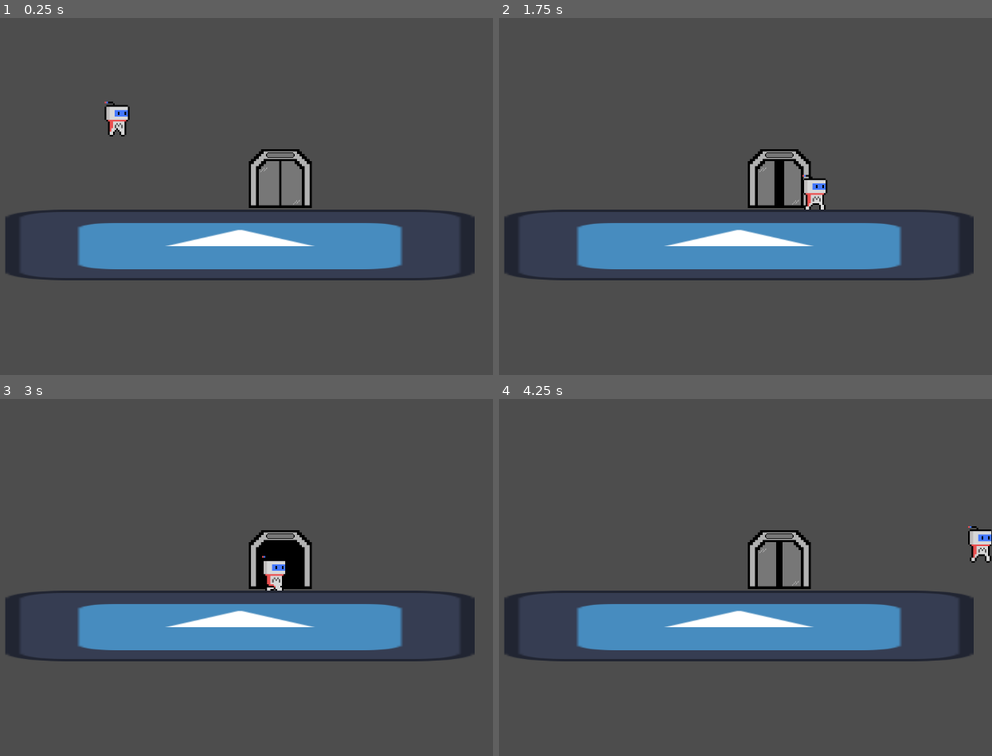
Above: before the commit, frames 1-4 (two rows, left to right).
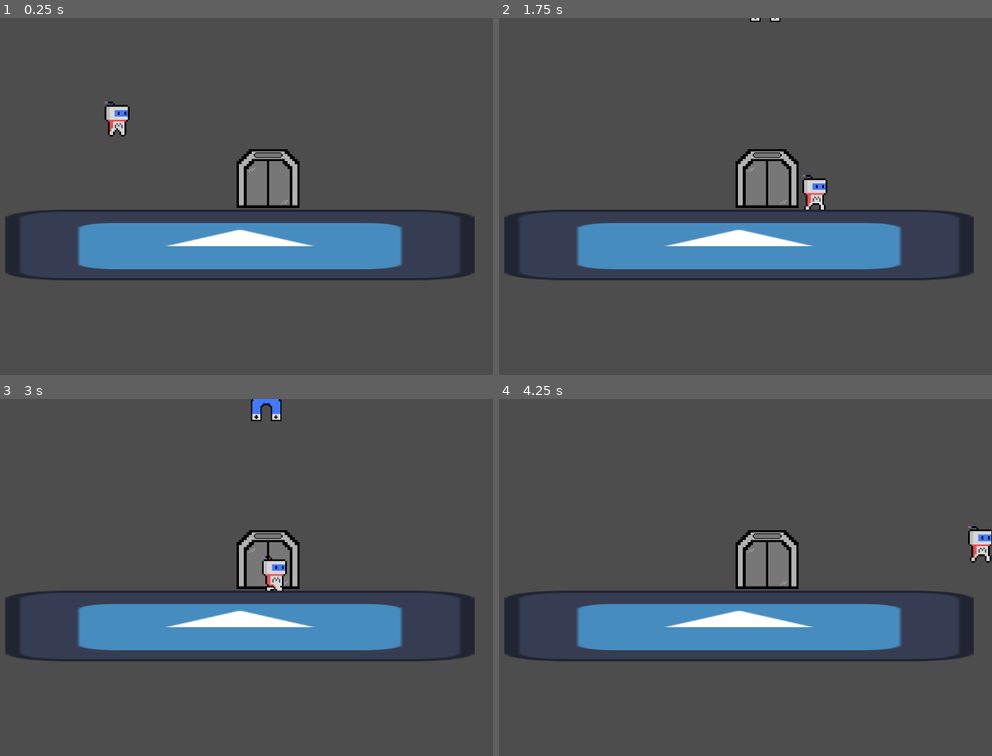
Above: after the commit, the same moments.

Repository: mrshark3959/Magnettwins-GODOT
Game: Godot game, scene res://Scenes/Elevator.tscn
The game is run twice, just before and just after one commit, with the same random seed, the same clock (stepped at 60 frames per second) and the same inputs. This scene is started directly instead of the project's main scene. The engine's default icon, where the game draws it, is replaced by a stand-in: a white triangle on a blue panel in a dark square.
Inputs:
- Up to frame 1 (0.25 s): no input
- Up to frame 2 (1.75 s): hold Right (right) from 0.53 s (still down); tap A (a) at 0.6 s; tap Up (up) at 0.77, 1.07, 1.52 s; tap D (d) at 0.8, 1.35 s; tap S (s) at 1.55 s
- Up to frame 3 (3 s): tap Up (up) at 1.82 s; release Right (right) at 2.03 s; hold Left (left) 2.03-2.78 s; hold Space (space) 2.03-2.78 s; tap S (s) at 2.1 s; hold Right (right) from 2.78 s (still down); tap Space (space) at 2.85 s
- Up to frame 4 (4.25 s): keep holding Right (right); tap Up (up) at 3.02, 3.32, 3.77, 3.8, 4.07 s; tap W (w) at 3.05, 3.6 s

The runs differ from the first frame. In frame 1, 1.6% of the frame differs, in the area x 47-64%, y 36-54%; in frame 2, 1.6%; in frame 3, 2.0%, in the area x 47-64%, y 0-54%; in frame 4, 1.7%.

Commit message:
Elevator
Improved upon Elevator

Diff:
--- a/Scenes/Elevator.tscn
+++ b/Scenes/Elevator.tscn
@@ -1,10 +1,14 @@
-[gd_scene load_steps=63 format=3 uid="uid://dmjn3upniv24g"]
+[gd_scene load_steps=70 format=3 uid="uid://dmjn3upniv24g"]
 
 [ext_resource type="Texture2D" uid="uid://bog5sed764bxf" path="res://Assets/image (19).png" id="1_swr5k"]
 [ext_resource type="Script" path="res://Scenes/nextlevel.gd" id="1_tkq84"]
 [ext_resource type="Script" path="res://Scripts/Movement.gd" id="3_oh86p"]
 [ext_resource type="SpriteFrames" uid="uid://7uhs2rq7tpxx" path="res://Assets/Sprites (Characters) (2)/Magnus/Magnus.tres" id="4_e5d5d"]
 [ext_resource type="Texture2D" uid="uid://dggnttm4phf8h" path="res://Assets/icon.svg" id="5_xx0qq"]
+[ext_resource type="Script" path="res://Scripts/MovementF.gd" id="6_wnptl"]
+[ext_resource type="Script" path="res://Scripts/trigger.gd" id="7_7mbu2"]
+[ext_resource type="SpriteFrames" uid="uid://h7ue3dx2nolj" path="res://Assets/MagPulse.tres" id="8_8dqpj"]
+[ext_resource type="SpriteFrames" uid="uid://yn27qc0xqumh" path="res://Assets/Sprites (Characters) (2)/Farus/Ferrus.tres" id="9_d5o4m"]
 
 [sub_resource type="AtlasTexture" id="AtlasTexture_d7shy"]
 atlas = ExtResource("1_swr5k")
@@ -399,7 +403,7 @@
 }]
 
 [sub_resource type="RectangleShape2D" id="RectangleShape2D_yi13f"]
-size = Vector2(55, 59)
+size = Vector2(25.796, 25.1346)
 
 [sub_resource type="CapsuleShape2D" id="CapsuleShape2D_t5a0a"]
 radius = 2.69926
@@ -410,10 +414,17 @@
 [sub_resource type="RectangleShape2D" id="RectangleShape2D_vnc77"]
 size = Vector2(419, 125)
 
+[sub_resource type="RectangleShape2D" id="RectangleShape2D_kuyk0"]
+
+[sub_resource type="CircleShape2D" id="CircleShape2D_qicj7"]
+radius = 13.0011
+
+[sub_resource type="RectangleShape2D" id="RectangleShape2D_22wwj"]
+
 [node name="Node2D" type="Node2D"]
 
 [node name="Nextlevel" type="Area2D" parent="."]
-position = Vector2(232, -4.00002)
+position = Vector2(210, -4)
 scale = Vector2(1.51186, 1.51186)
 script = ExtResource("1_tkq84")
 
@@ -423,27 +434,30 @@
 animation = &"Elevator Open"
 
 [node name="CollisionShape2D" type="CollisionShape2D" parent="Nextlevel"]
-position = Vector2(1.32287, 3.3072)
+position = Vector2(3.33786e-06, 5.95293)
+scale = Vector2(1, 1)
 shape = SubResource("RectangleShape2D_yi13f")
+
+[node name="Timer" type="Timer" parent="Nextlevel"]
 
 [node name="Camera2D" type="Camera2D" parent="."]
 position = Vector2(41, 25)
 
-[node name="Magnus" type="CharacterBody2D" parent="." groups=["Player"]]
+[node name="Magnus" type="CharacterBody2D" parent="." groups=["Player", "Player1"]]
 position = Vector2(-59, -148)
 scale = Vector2(3, 3)
 script = ExtResource("3_oh86p")
 
-[node name="CollisionShape2D" type="CollisionShape2D" parent="Magnus" groups=["Player"]]
+[node name="CollisionShape2D" type="CollisionShape2D" parent="Magnus" groups=["Player1"]]
 position = Vector2(-1.33333, 1.66667)
 scale = Vector2(2.46981, -1.14278)
 shape = SubResource("CapsuleShape2D_t5a0a")
 
-[node name="Area2D" type="Area2D" parent="Magnus" groups=["Player"]]
+[node name="Area2D" type="Area2D" parent="Magnus" groups=["Player", "Player1"]]
 scale = Vector2(0.5, 0.5)
 gravity_space_override = 3
 
-[node name="CollisionShape2D" type="CollisionShape2D" parent="Magnus/Area2D" groups=["Player"]]
+[node name="CollisionShape2D" type="CollisionShape2D" parent="Magnus/Area2D" groups=["Player1"]]
 shape = SubResource("RectangleShape2D_xr6dw")
 
 [node name="Texture" type="AnimatedSprite2D" parent="Magnus"]
@@ -468,5 +482,66 @@
 scale = Vector2(3.32, 1)
 texture = ExtResource("5_xx0qq")
 
+[node name="Ferrus" type="StaticBody2D" parent="." groups=["Player", "Player2"]]
+position = Vector2(173, -353)
+scale = Vector2(3, 3)
+collision_layer = 0
+collision_mask = 0
+script = ExtResource("6_wnptl")
+
+[node name="CollisionShape2D" type="CollisionShape2D" parent="Ferrus" groups=["Player", "Player2"]]
+shape = SubResource("RectangleShape2D_kuyk0")
+
+[node name="Trigger" type="Area2D" parent="Ferrus"]
+position = Vector2(0, 23)
+scale = Vector2(3.25644, 2.00028)
+collision_layer = 4
+collision_mask = 6
+priority = 1
+gravity_space_override = 3
+gravity_point = true
+gravity_point_center = Vector2(0, 0)
+gravity_direction = Vector2(0, 0)
+gravity = 3000.0
+linear_damp_space_override = 1
+linear_damp = 5.0
+script = ExtResource("7_7mbu2")
+
+[node name="CollisionShape2D" type="CollisionShape2D" parent="Ferrus/Trigger"]
+shape = SubResource("CircleShape2D_qicj7")
+
+[node name="Pulse" type="AnimatedSprite2D" parent="Ferrus/Trigger"]
+texture_filter = 1
+position = Vector2(0, -1.49979)
+scale = Vector2(0.307084, 0.49993)
+sprite_frames = ExtResource("8_8dqpj")
+animation = &"pulse"
+autoplay = "default"
+
+[node name="Snap" type="Area2D" parent="Ferrus/Trigger" groups=["Player2"]]
+
+[node name="CollisionShape2D" type="CollisionShape2D" parent="Ferrus/Trigger/Snap"]
+scale = Vector2(0.033, 0.05)
+shape = SubResource("RectangleShape2D_22wwj")
+
+[node name="Texture" type="AnimatedSprite2D" parent="Ferrus"]
+texture_filter = 1
+scale = Vector2(0.7, 0.7)
+sprite_frames = ExtResource("9_d5o4m")
+animation = &"Default"
+
+[node name="Timer" type="Timer" parent="Ferrus"]
+autostart = true
+
+[node name="MainBodyF" type="Area2D" parent="Ferrus" groups=["Player", "Player2"]]
+
+[node name="CollisionShape2D" type="CollisionShape2D" parent="Ferrus/MainBodyF" groups=["Player", "Player2"]]
+shape = SubResource("RectangleShape2D_kuyk0")
+
 [connection signal="area_entered" from="Nextlevel" to="Nextlevel" method="_on_area_entered"]
+[connection signal="area_exited" from="Nextlevel" to="Nextlevel" method="_on_area_exited"]
 [connection signal="animation_finished" from="Nextlevel/OpenClose" to="Nextlevel" method="_on_open_close_animation_finished"]
+[connection signal="body_entered" from="Ferrus/Trigger" to="Ferrus/Trigger" method="_on_body_entered"]
+[connection signal="body_entered" from="Ferrus/Trigger/Snap" to="Ferrus/Trigger" method="_on_snap_body_entered"]
+[connection signal="animation_looped" from="Ferrus/Texture" to="Ferrus" method="_on_texture_animation_looped"]
+[connection signal="timeout" from="Ferrus/Timer" to="Ferrus" method="_on_timer_timeout"]
--- a/Scenes/nextlevel.gd
+++ b/Scenes/nextlevel.gd
@@ -1,32 +1,58 @@
 extends Area2D
 
-# LEVELS MUST BE NAMED "level_(NUMBER OF LEVEL) ex: level_1
+# Constants for level file naming
 const FILE_BEGIN = "res://levels/level_"
-@onready var sprite = $OpenClose  # Access the AnimatedSprite2D node
-@onready var timer = $Timer  # Timer node for delays
+
+@onready var sprite = $OpenClose  # AnimatedSprite2D node for the elevator
 var next_level_path = ""  # Store the path to the next level
+@onready var player2_body_area = $"../Ferrus/MainBodyF"  # Player 2's body area
+# Variables to track player presence in the elevator
+var player1_in_elevator = false
+var player2_in_elevator = false
 
 func _on_area_entered(area: Area2D) -> void:
-	# Ensure the player is in the "Player" group
-	if area.is_in_group("Player"):
-		print("Touched")
+	if area.is_in_group("Player1"):
+		player1_in_elevator = true
+		print("Player 1 entered the elevator.")
+	elif area.is_in_group("Player2"):
+		if area == player2_body_area:
+			player2_in_elevator = true
+			print("Player 2 entered the elevator.")
 
-		# Calculate the next level path
-		var current_scene_file = get_tree().current_scene.scene_file_path
-		var level_number = int(current_scene_file.replace(FILE_BEGIN, "").replace(".tscn", ""))
-		next_level_path = FILE_BEGIN + str(level_number + 1) + ".tscn"
+	if player1_in_elevator and player2_in_elevator:
+		print("Both players in elevator. Freezing movement.")
+		_freeze_players()
+		_play_elevator_animation()
 
-		# Play the "Elevator Open" animation
-		sprite.play("Elevator Open")
-		print("Playing 'Elevator Open' animation.")
+func _on_area_exited(area: Area2D) -> void:
+	if area.is_in_group("Player1"):
+		player1_in_elevator = false
+		print("Player 1 exited the elevator.")
+	if area.is_in_group("Player2"):
+		player2_in_elevator = false
+		print("Player 2 exited the elevator.")
 
+func _freeze_players():
+	for player in get_tree().get_nodes_in_group("Player"):
+		if player.has_method("freeze"):
+			player.freeze()
 
+func _unfreeze_players():
+	for player in get_tree().get_nodes_in_group("Player"):
+		if player.has_method("unfreeze"):
+			player.unfreeze()
+
+func _play_elevator_animation() -> void:
+	var current_scene_file = get_tree().current_scene.scene_file_path
+	var level_number = int(current_scene_file.replace(FILE_BEGIN, "").replace(".tscn", ""))
+	next_level_path = FILE_BEGIN + str(level_number + 1) + ".tscn"
+	sprite.play("Elevator Open")
+	print("Playing 'Elevator Open' animation.")
 
 func _on_open_close_animation_finished() -> void:
-	# Check which animation has just finished
 	if sprite.animation == "Elevator Open":
-		print("'Elevator Open' finished. Now playing 'Elevator Close'.")
 		sprite.play("Elevator Close")
-		if sprite.animation == "Elevator Close":
-			print("'Elevator Close' finished. Changing to next level.")
-			get_tree().change_scene_to_file(next_level_path)
+	elif sprite.animation == "Elevator Close":
+		for player in get_tree().get_nodes_in_group("Player"):
+			player.visible = false
+		get_tree().change_scene_to_file(next_level_path)
--- a/Scripts/Movement.gd
+++ b/Scripts/Movement.gd
@@ -1,15 +1,20 @@
 extends CharacterBody2D
-
 
 const SPEED = 300.0
 const JUMP_VELOCITY = -400.0
 const PUSH_FORCE := .0
 const MIN_PUSH_FORCE := 5.0
+var is_frozen = false
 
 func _ready() -> void:
 	get_node("Texture").play("default")
 
 func _physics_process(delta: float) -> void:
+	if is_frozen:
+		velocity = Vector2.ZERO  # Stop all movement if frozen
+		move_and_slide()
+		return
+
 	# Add the gravity.
 	if not is_on_floor():
 		velocity += get_gravity() * delta
@@ -19,22 +24,21 @@
 		velocity.y = JUMP_VELOCITY
 
 	# Get the input direction and handle the movement/deceleration.
-	# As good practice, you should replace UI actions with custom gameplay actions.
 	var direction := Input.get_axis("left", "right")
 	if direction:
 		velocity.x = direction * SPEED
 		if velocity.x > 0:
-			scale = Vector2(3,3)
+			scale = Vector2(3, 3)
 			rotation_degrees = 0
 		if velocity.x < 0:
-			scale = Vector2(3,-3)
+			scale = Vector2(3, -3)
 			rotation_degrees = 180
 	else:
 		velocity.x = move_toward(velocity.x, 0, SPEED)
 
-	if direction != 0 && get_node("Texture").animation != "walk":
+	if direction != 0 and get_node("Texture").animation != "walk":
 		get_node("Texture").play("walk")
-	if direction == 0 && get_node("Texture").animation != "default":
+	if direction == 0 and get_node("Texture").animation != "default":
 		get_node("Texture").play("default")
 
 	move_and_slide()
@@ -42,5 +46,12 @@
 	for i in get_slide_collision_count():
 		var c = get_slide_collision(i)
 		if c.get_collider() is RigidBody2D:
-			var push_force = (PUSH_FORCE*velocity.length() / SPEED) + MIN_PUSH_FORCE
-			c.get_collider().apply_central_impulse(-c.get_normal()*push_force)
+			var push_force = (PUSH_FORCE * velocity.length() / SPEED) + MIN_PUSH_FORCE
+			c.get_collider().apply_central_impulse(-c.get_normal() * push_force)
+
+func freeze():
+	is_frozen = true
+	velocity = Vector2.ZERO  # Reset velocity to stop movement
+	get_node("Texture").play("default")
+func unfreeze():
+	is_frozen = false
--- a/Scripts/MovementF.gd
+++ b/Scripts/MovementF.gd
@@ -1,12 +1,17 @@
 extends StaticBody2D
 
 var accel = 500
-var velocity = Vector2(0,0)
+var velocity = Vector2(0, 0)
+var is_frozen = false
 
 func _ready() -> void:
 	pass
 
 func get_input():
+	if is_frozen:
+		velocity = Vector2.ZERO
+		return  # Stop processing input if frozen
+
 	var input_direction = Input.get_vector("a", "d", "w", "s")
 	velocity = input_direction * accel
 	if input_direction.x > 0:
@@ -18,20 +23,9 @@
 	get_input()
 	translate(velocity * _delta)
 
-func pull_object():
-	pass
+func freeze():
+	is_frozen = true
+	velocity = Vector2.ZERO  # Reset velocity to stop movement
 
-func blink():
-	if randf_range(0, 10) > 8:
-		get_node("Texture").play("Blink")
-
-func _process(delta: float) -> void:
-	pass
-
-
-func _on_timer_timeout() -> void:
-	blink()
-
-
-func _on_texture_animation_looped() -> void:
-	get_node("Texture").play("Default")
+func unfreeze():
+	is_frozen = false
--- a/project.godot
+++ b/project.godot
@@ -18,6 +18,12 @@
 [dotnet]
 
 project/assembly_name="Magnetwins"
+
+[global_group]
+
+Player1=""
+Player2=""
+Player=""
 
 [input]
 
